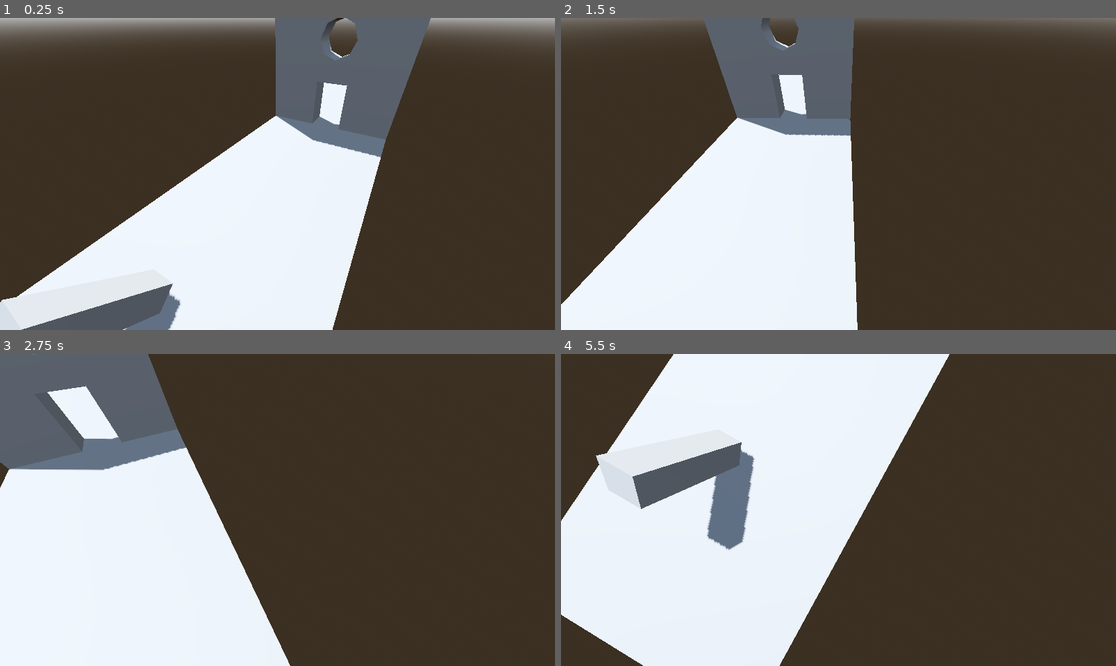
Above: before the commit, frames 1-4 (two rows, left to right).
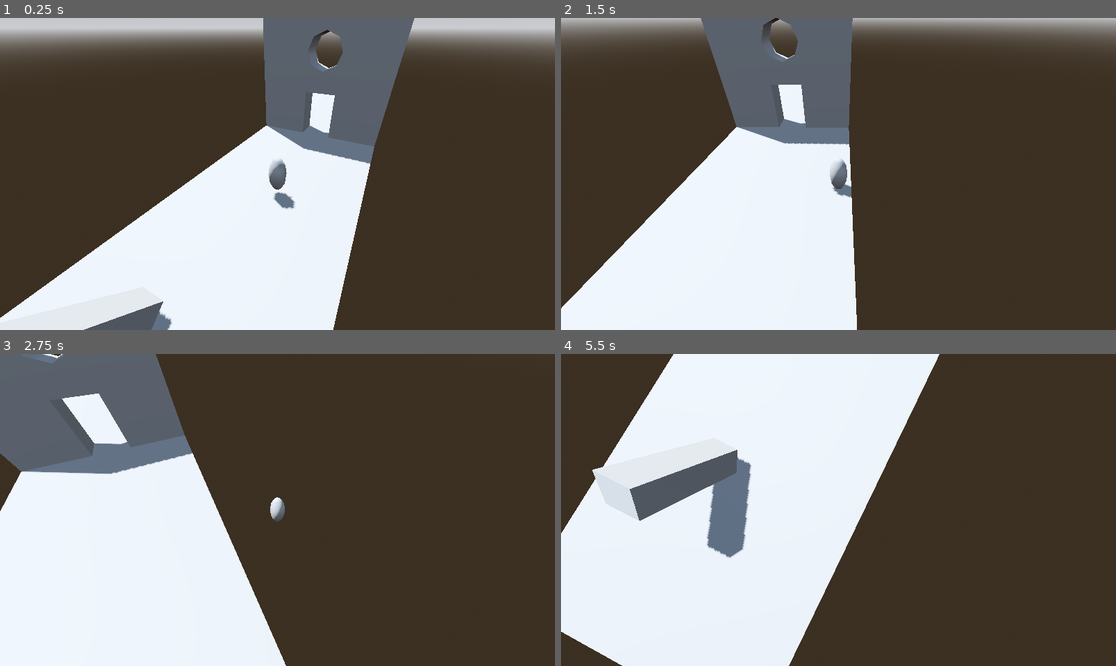
Above: after the commit, the same moments.

Repository: Tyger8540/dress-til-you-drop
Game: Godot game, scene res://scenes/sample_room.tscn
The game is run twice, just before and just after one commit, with the same random seed, the same clock (stepped at 60 frames per second) and the same inputs.
Inputs:
- Up to frame 1 (0.25 s): no input
- Up to frame 2 (1.5 s): tap Enter (ui_accept) at 0.5, 0.77 s; hold D (move_right) 0.53-1.28 s; hold S (move_backward) from 1.28 s (still down)
- Up to frame 3 (2.75 s): tap Enter (ui_accept) at 1.52 s; release S (move_backward) at 2.03 s; hold D (move_right) from 2.03 s (still down)
- Up to frame 4 (5.5 s): release D (move_right) at 2.78 s; hold W (move_forward) 2.78-3.53 s; tap Enter (ui_accept) at 3.02, 3.77, 4.52 s; hold A (move_left) 3.53-5.03 s; hold S (move_backward) from 5.03 s (still down)

The runs differ from the first frame. In frame 1, 15% of the frame differs, in the area x 0-100%, y 0-100%; in frame 2, 7.7%; in frame 3, 2.8%; in frame 4, 3.5%.

Commit message:
Added Model to Player & Fixed Camera Glitch

Diff:
--- a/dress-til-you-drop/scenes/player.tscn
+++ b/dress-til-you-drop/scenes/player.tscn
@@ -9,3 +9,6 @@
 
 [node name="CollisionShape3D" type="CollisionShape3D" parent="."]
 shape = SubResource("CapsuleShape3D_3vyb7")
+
+[node name="CSGSphere3D" type="CSGSphere3D" parent="."]
+transform = Transform3D(1, 0, 0, 0, 2.0900002, 0, 0, 0, 1, 0, 0, 0)
--- a/dress-til-you-drop/scenes/sample_room.tscn
+++ b/dress-til-you-drop/scenes/sample_room.tscn
@@ -38,13 +38,13 @@
 shadow_enabled = true
 
 [node name="Player" parent="." node_paths=PackedStringArray("current_cam") instance=ExtResource("3_se1vi")]
-transform = Transform3D(1, 0, 0, 0, 1, 0, 0, 0, 1, -10.6, 2.2, 0.5)
+transform = Transform3D(1, 0, 0, 0, 1, 0, 0, 0, 1, -9.700001, 2.2, 0.5)
 current_cam = NodePath("../Camera3D")
 
 [node name="CameraController" type="Node" parent="."]
 
 [node name="CamZone" type="Area3D" parent="CameraController" node_paths=PackedStringArray("player", "previous_cam", "next_cam")]
-transform = Transform3D(-4.371139e-08, 0, 1, 0, 1, 0, -1, 0, -4.371139e-08, 0.90000004, 2.5, 0)
+transform = Transform3D(-4.371139e-08, 0, 1, 0, 1, 0, -1, 0, -4.371139e-08, 1.5, 2.5, 0)
 script = ExtResource("2_ryno3")
 player = NodePath("../../Player")
 previous_cam = NodePath("../../Camera3D")
@@ -55,13 +55,13 @@
 debug_color = Color(0, 0.6, 0.69803923, 1)
 
 [node name="PreviousZone" type="Area3D" parent="CameraController/CamZone"]
-transform = Transform3D(1, 0, 0, 0, 1, 0, 0, 0, 1, 0, 0, -0.5)
+transform = Transform3D(1, 0, 0, 0, 1, 0, 0, 0, 1, 0, 0, -0.6)
 
 [node name="CollisionShape3D" type="CollisionShape3D" parent="CameraController/CamZone/PreviousZone"]
 shape = SubResource("BoxShape3D_1yurb")
 
 [node name="NextZone" type="Area3D" parent="CameraController/CamZone"]
-transform = Transform3D(1, 0, 0, 0, 1, 0, 0, 0, 1, -1.748456e-08, 0, 0.40000004)
+transform = Transform3D(1, 0, 0, 0, 1, 0, 0, 0, 1, 0, 0, 0.6)
 
 [node name="CollisionShape3D" type="CollisionShape3D" parent="CameraController/CamZone/NextZone"]
 shape = SubResource("BoxShape3D_se1vi")
@@ -93,7 +93,7 @@
 player = NodePath("../Player")
 
 [node name="Camera3D2" type="Camera3D" parent="." node_paths=PackedStringArray("player")]
-transform = Transform3D(-2.8734846e-08, 0.7660445, -0.6427875, 3.4244856e-08, 0.6427875, 0.7660445, 1, 3.5527135e-15, -4.4703484e-08, 0.90000004, 8, 0)
+transform = Transform3D(-2.8734846e-08, 0.7660445, -0.6427875, 3.4244856e-08, 0.6427875, 0.7660445, 1, 3.5527135e-15, -4.4703484e-08, 0.8, 8, 0)
 script = ExtResource("1_qleev")
 player = NodePath("../Player")
 
